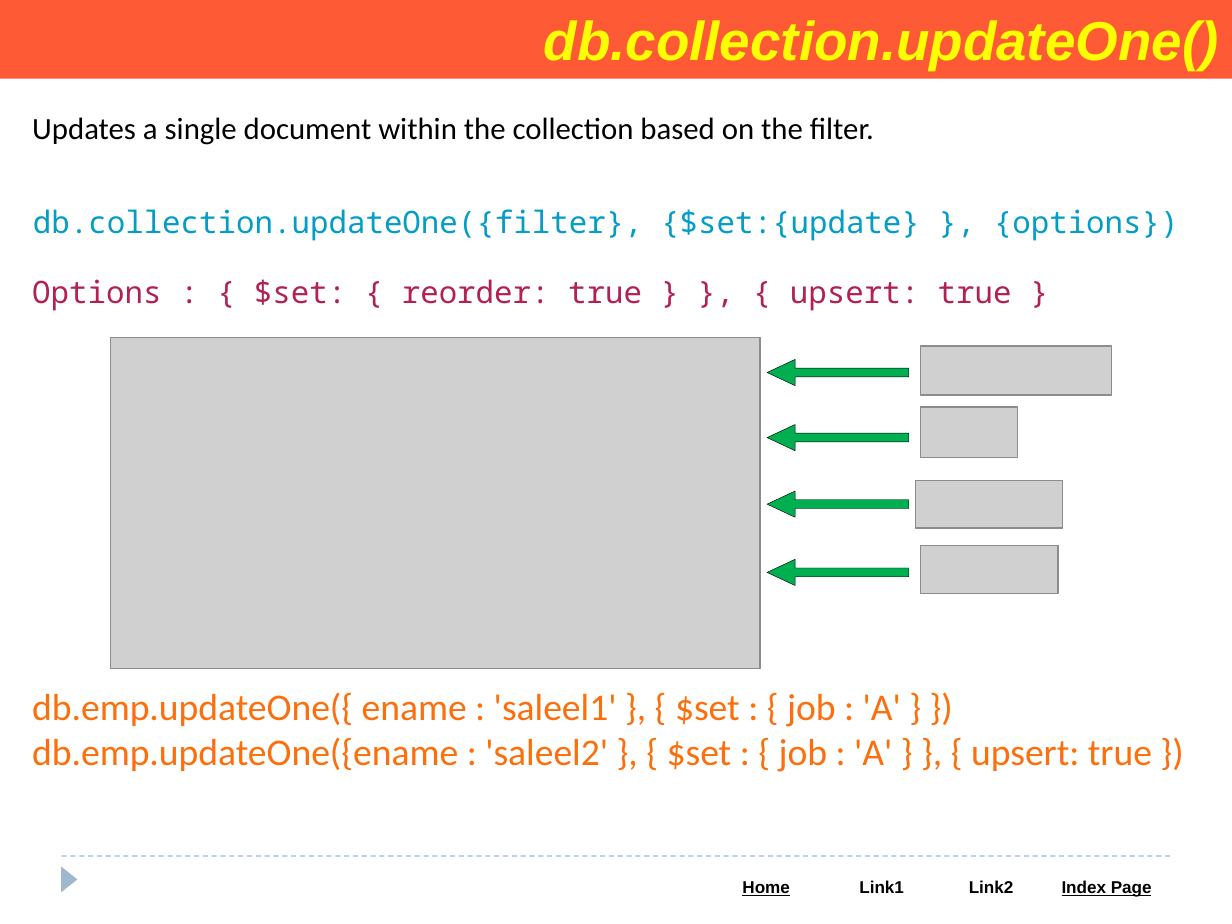
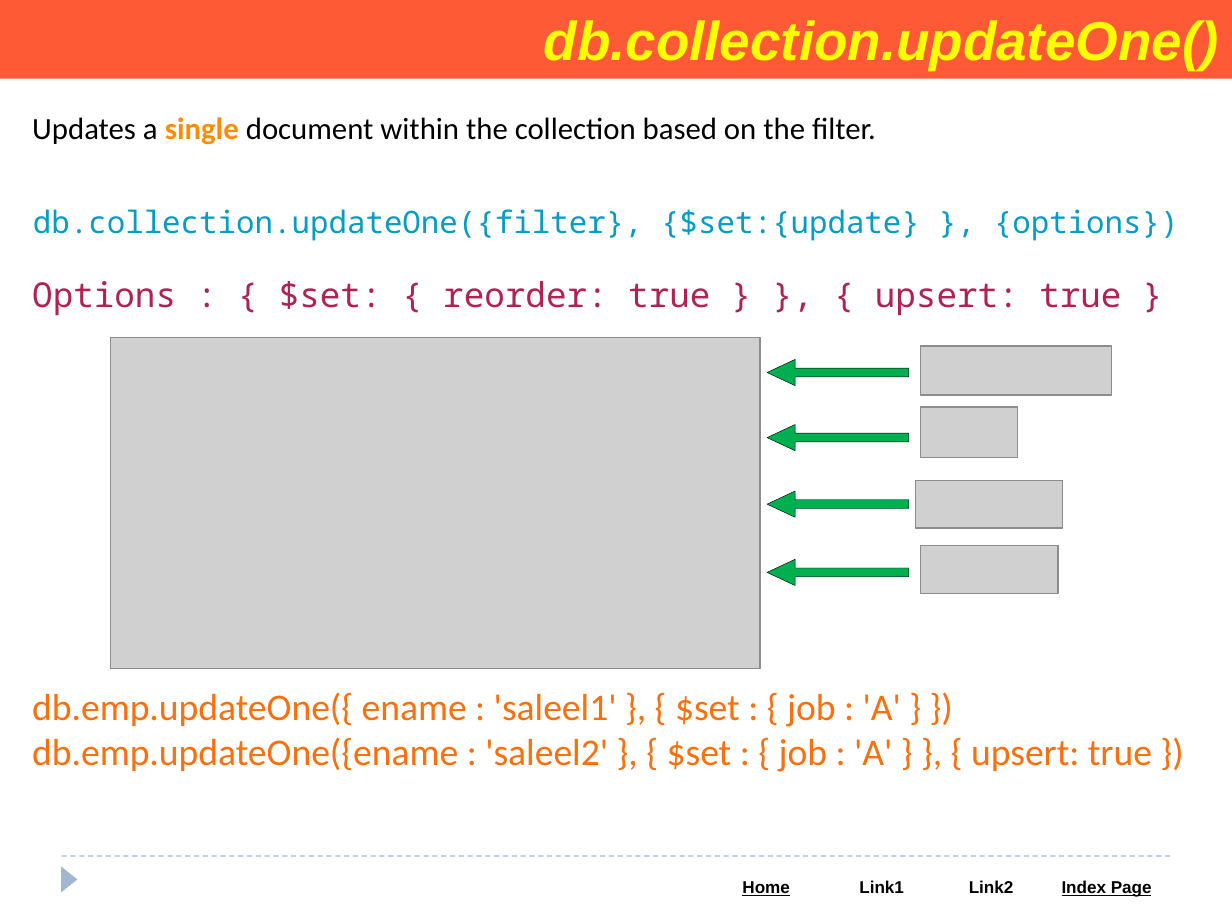
Before and after one commit to Saleel-Bagde/PPT-s, a slide deck: slide 79 of MongoDB PPT.pptx. Drawn at 1232x924 pixels with LibreOffice and Linux fonts; fonts in the diff are those of the drawing; grey boxes stand for pictures. Boxes give left, top, right and bottom in pixels: in the first picture for what was removed or moved away, otherwise in the second. Text is boxed around its words. In the diff, an @@ line names an element or a change of style, - is before the commit and + after.

```diff
--- a/MongoDB PPT.pptx
+++ b/MongoDB PPT.pptx
@@ text "Updates a single document within ..." at box(32, 117, 876, 145): text colour #000000 to #FF8C00, bold on in "single" @@
@@ text "Options : { $set: { ..." at box(32, 281, 1121, 316): size 18 to 20 pt @@
```
Also in this commit, not shown: 5 other slides changed.
